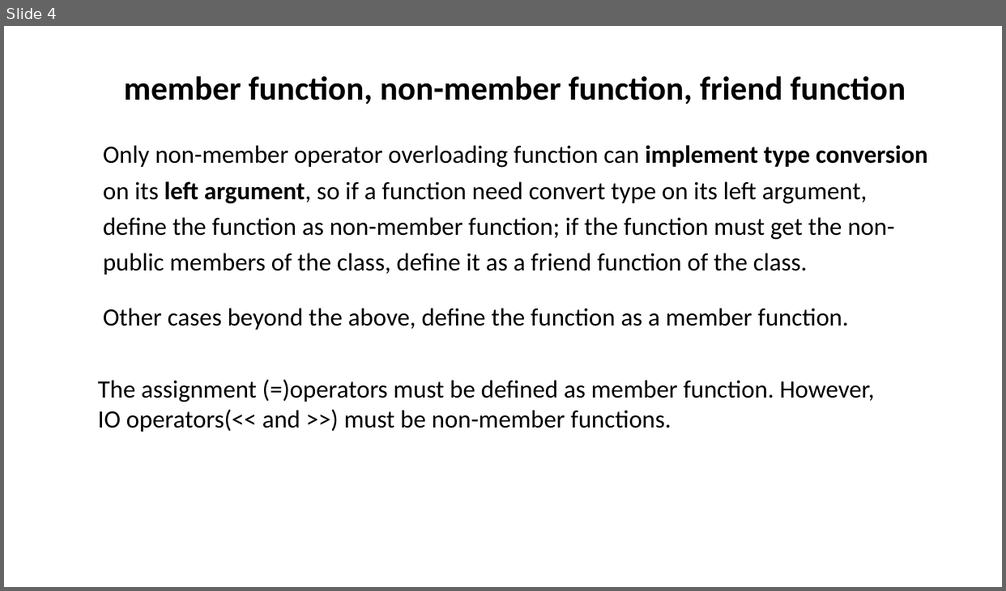
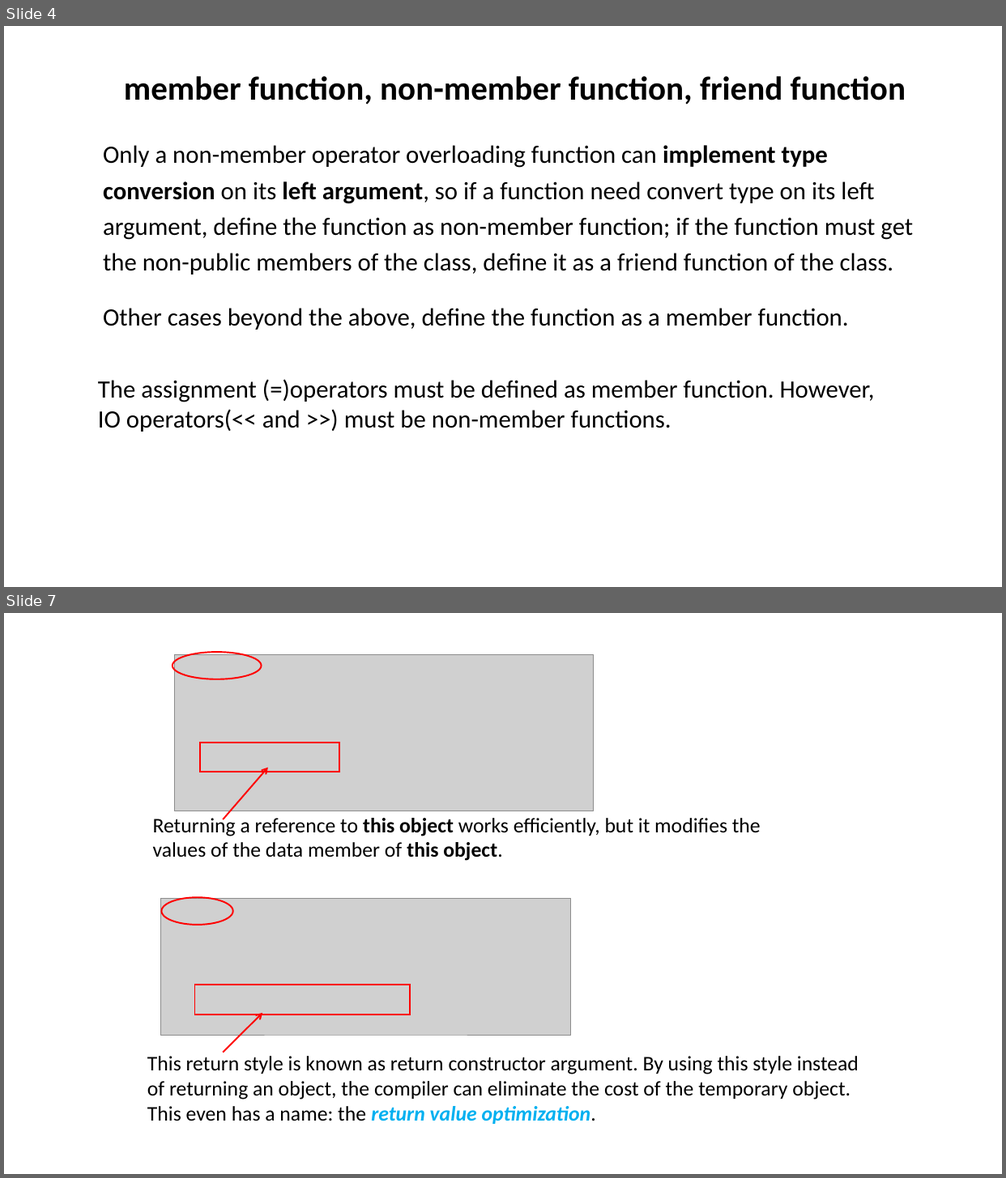
Before and after one commit to ShiqiYu/CPP, a slide deck: week10/Lab10.pptx. Shown one above the other, each under a label of ours: slide 4 before the commit, slides 4 and 7 after it; the slides between them are not shown. The pictures are 1006x591 and 1006x1178 pixels, drawn with LibreOffice and Linux fonts; fonts in the diff are those of the drawing; grey boxes stand for pictures; background and template pictures are left out. Boxes give left, top, right and bottom in pixels: in the first picture for what was removed or moved away, otherwise in the second. Text is boxed around its words. In the diff, an @@ line names an element or a change of style, - is before the commit and + after.

```diff
--- a/week10/Lab10.pptx
+++ b/week10/Lab10.pptx
@@ slide 7 added at (4,613,1002,1174), background #FFFFFF @@
@@ ellipse added at (172,652,262,679), outline #FF0000 1.5 pt @@
@@ picture added at (175,655,593,811) @@
@@ rectangle added at (200,743,339,772), outline #FF0000 1.5 pt @@
@@ arrow added from (223, 820) to (268, 767), #FF0000 1.5 pt @@
@@ text added at (153,815,761,861), 20 pt, text #000000 @@
+Returning a reference to this object works efficiently, but it modifies the values of the data member of this object.
@@ picture added at (160,899,571,1035) @@
@@ ellipse added at (161,897,233,924), outline #FF0000 1.5 pt @@
@@ rectangle added at (195,985,411,1014), outline #FF0000 1.5 pt @@
@@ arrow added from (223, 1053) to (262, 1013), #FF0000 1.5 pt @@
@@ text added at (147,1056,859,1124), 20 pt, text #000000 @@
+This return style is known as return constructor argument. By using this style instead of returning an object, the compiler can eliminate the cost of the temporary object. This even has a name: the return value optimization.
@@ slide 4 changed as well @@
@@ text at (103,145,913,275): text changed @@
-  Only non-member operator overloading function can implement type conversion on its left argument, so if a function need convert type on its left argument, define the function as non-member function; if the function must get the non-public members of the class, define it as a friend function of the class.
+  Only a non-member operator overloading function can implement type conversion on its left argument, so if a function need convert type on its left argument, define the function as non-member function; if the function must get the non-public members of the class, define it as a friend function of the class.
```
Also in this commit, not shown: 3 other slides changed, 8 other slides added, 7 slides removed, 1 other file.
